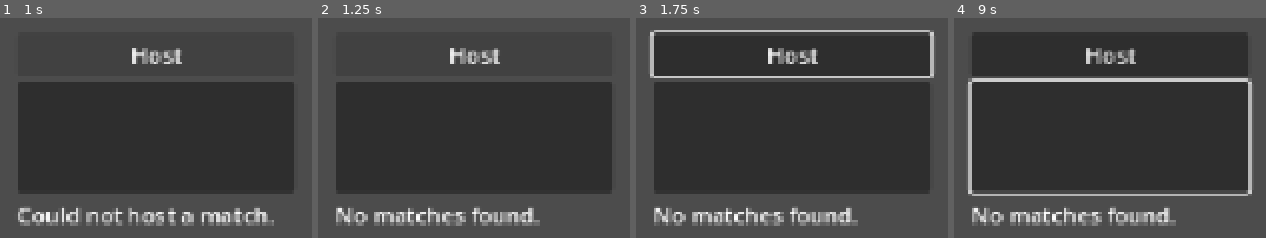
Above: before the commit, frames 1-4 (left to right).
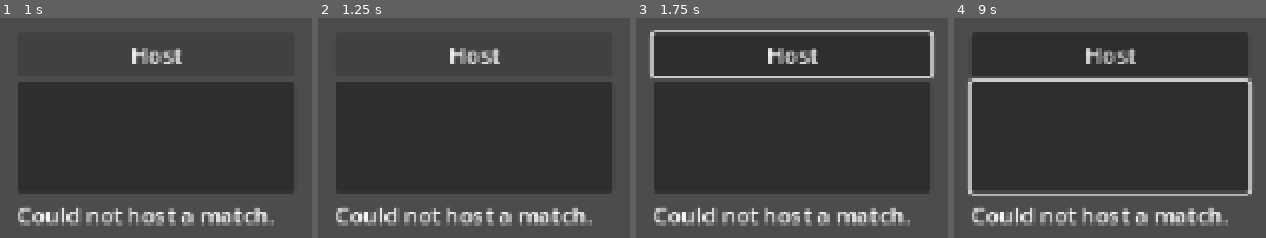
Above: after the commit, the same moments.

Repository: Path-Shards/godot-multiplayer-step-by-step
Game: Godot game, scene res://Main.tscn
The game is run twice, just before and just after one commit, with the same random seed, the same clock (stepped at 60 frames per second) and the same inputs.
Inputs (mouse positions are in pixels of both pictures, inside the frame that each line leads up to):
- Up to frame 1 (1 s): click "Host" at 0.5 s
- Up to frame 2 (1.25 s): no input
- Up to frame 3 (1.75 s): move the mouse to (outside the picture) at 1.27 s; hold Right (ui_right) from 1.28 s (still down); hold Shift from 1.28 s (still down); click (outside the picture) at 1.42 s
- Up to frame 4 (9 s): release Right (ui_right) at 2 s; release Shift at 2 s; drag from (outside the picture) to (outside the picture) at 2.02 s; move the mouse to (outside the picture) at 2.77 s; hold Right (ui_right) 2.78-3.5 s; tap Ctrl at 2.85, 7.35 s; drag from (outside the picture) to (outside the picture) at 3.52 s; move the mouse to (outside the picture) at 4.27 s; hold Left (ui_left) 4.28-5 s; tap Alt at 4.35, 8.85 s; drag from (outside the picture) to (outside the picture) at 5.02 s; move the mouse to (1191, 132) at 5.77 s; hold Down (ui_down) 5.78-6.5 s; hold Shift 5.78-6.5 s; click (1191, 132) at 5.92 s; tap Enter at 6.5 s; drag from (outside the picture) to (outside the picture) at 6.52 s; tap Space at 7.25 s; move the mouse to (outside the picture) at 7.27 s; hold Up (ui_up) 7.28-8 s; drag from (outside the picture) to (outside the picture) at 8.02 s; move the mouse to (outside the picture) at 8.77 s; hold Down (ui_down) from 8.78 s (still down)

Frame 1 is identical in both runs. In frame 2, 4.0% of the frame differs, in the area x 5-88%, y 86-95%; in frame 3, 4.0%; in frame 4, 4.0%.

Commit message:
feat(lobby): let a waiting host cancel and report every failure
Hosting a match was a one-way door: the only way out of the waiting
state was to quit the game. The lobby now offers a Cancel button that
undoes everything hosting did, and Connection knows how to close the
peer so the port is free for the next attempt.

Failure messages also had two problems. They were overwritten by the
match list redraw half a second later, and the one about joining never
showed at all, because creating a client succeeds even when nothing is
listening. A notice now takes priority over the list state, and the
lobby reacts to connection_failed.

Diff:
--- a/lobby/Lobby.tscn
+++ b/lobby/Lobby.tscn
@@ -56,6 +56,11 @@
 layout_mode = 2
 text = "Waiting for a player..."
 
+[node name="CancelButton" type="Button" parent="Controls" unique_id=616928746]
+visible = false
+layout_mode = 2
+text = "Cancel"
+
 [node name="MessageLabel" type="Label" parent="Controls" unique_id=228485747]
 layout_mode = 2
 
@@ -74,5 +79,6 @@
 [connection signal="pressed" from="Controls/HostButton" to="." method="_on_host_button_pressed"]
 [connection signal="item_selected" from="Controls/MatchList" to="." method="_on_match_list_item_selected"]
 [connection signal="pressed" from="Controls/JoinButton" to="." method="_on_join_button_pressed"]
+[connection signal="pressed" from="Controls/CancelButton" to="." method="_on_cancel_button_pressed"]
 [connection signal="timeout" from="AdvertiseTimer" to="." method="_on_advertise_timer_timeout"]
 [connection signal="timeout" from="RefreshTimer" to="." method="_on_refresh_timer_timeout"]
--- a/lobby/lobby.gd
+++ b/lobby/lobby.gd
@@ -9,12 +9,14 @@
 
 var _matches: Array = []
 var _selected_address := ""
+var _notice := ""
 var _match_list_rule := MatchList.new()
 
 @onready var _host_button: Button = $Controls/HostButton
 @onready var _match_list: ItemList = $Controls/MatchList
 @onready var _join_button: Button = $Controls/JoinButton
 @onready var _waiting_label: Label = $Controls/WaitingLabel
+@onready var _cancel_button: Button = $Controls/CancelButton
 @onready var _message_label: Label = $Controls/MessageLabel
 @onready var _advertise_timer: Timer = $AdvertiseTimer
 @onready var _refresh_timer: Timer = $RefreshTimer
@@ -22,13 +24,15 @@
 
 func _ready() -> void:
 	multiplayer.peer_connected.connect(_on_peer_connected)
+	multiplayer.connection_failed.connect(_on_connection_failed)
 	discovery.start_listening()
 	_redraw_matches()
 
 
 func _on_host_button_pressed() -> void:
+	_notice = ""
 	if connection.host(Connection.PORT, Connection.MAX_CONNECTIONS) != Connection.Result.NONE:
-		_message_label.text = HOST_FAILED_MESSAGE
+		_show_notice(HOST_FAILED_MESSAGE)
 		return
 	_show_waiting()
 
@@ -39,8 +43,19 @@
 
 
 func _on_join_button_pressed() -> void:
+	_notice = ""
 	if connection.join(_selected_address, Connection.PORT) != Connection.Result.NONE:
-		_message_label.text = JOIN_FAILED_MESSAGE
+		_show_notice(JOIN_FAILED_MESSAGE)
+
+
+func _on_cancel_button_pressed() -> void:
+	connection.close()
+	_show_search()
+
+
+func _on_connection_failed() -> void:
+	connection.close()
+	_show_notice(JOIN_FAILED_MESSAGE)
 
 
 func _on_refresh_timer_timeout() -> void:
@@ -65,20 +80,47 @@
 			if _matches[index]["address"] == _selected_address:
 				_match_list.select(index)
 	_join_button.visible = _selected_address != ""
+	_update_message()
+
+
+func _update_message() -> void:
+	if _notice != "":
+		_message_label.text = _notice
+		return
 	_message_label.text = "" if _matches.size() > 0 else NO_MATCHES_MESSAGE
+
+
+func _show_notice(text: String) -> void:
+	_notice = text
+	_update_message()
 
 
 func _show_waiting() -> void:
 	_host_button.visible = false
 	_match_list.visible = false
 	_join_button.visible = false
+	_waiting_label.visible = true
+	_cancel_button.visible = true
+	_notice = ""
 	_message_label.text = ""
-	_waiting_label.visible = true
 	_refresh_timer.stop()
 	discovery.stop_listening()
 	discovery.advertise()
 	_advertise_timer.start()
 
 
+func _show_search() -> void:
+	_host_button.visible = true
+	_match_list.visible = true
+	_waiting_label.visible = false
+	_cancel_button.visible = false
+	_matches = []
+	_selected_address = ""
+	_advertise_timer.stop()
+	discovery.start_listening()
+	_refresh_timer.start()
+	_redraw_matches()
+
+
 func _on_peer_connected(_peer_id: int) -> void:
 	hide()
--- a/network/connection.gd
+++ b/network/connection.gd
@@ -25,3 +25,7 @@
 		return Result.HOST_UNAVAILABLE
 	multiplayer.multiplayer_peer = peer
 	return Result.NONE
+
+
+func close() -> void:
+	multiplayer.multiplayer_peer = OfflineMultiplayerPeer.new()
--- a/tests/test_connection.gd
+++ b/tests/test_connection.gd
@@ -11,3 +11,17 @@
 
 	# Assert
 	assert_eq(result, Connection.Result.NONE)
+
+
+func test_should_free_the_port_when_the_connection_is_closed():
+	# Arrange
+	var client := preload("res://network/connection.gd").new()
+	add_child_autofree(client)
+	client.host(8913, 1)
+
+	# Act
+	client.close()
+	var result := client.host(8913, 1)
+
+	# Assert
+	assert_eq(result, Connection.Result.NONE)
